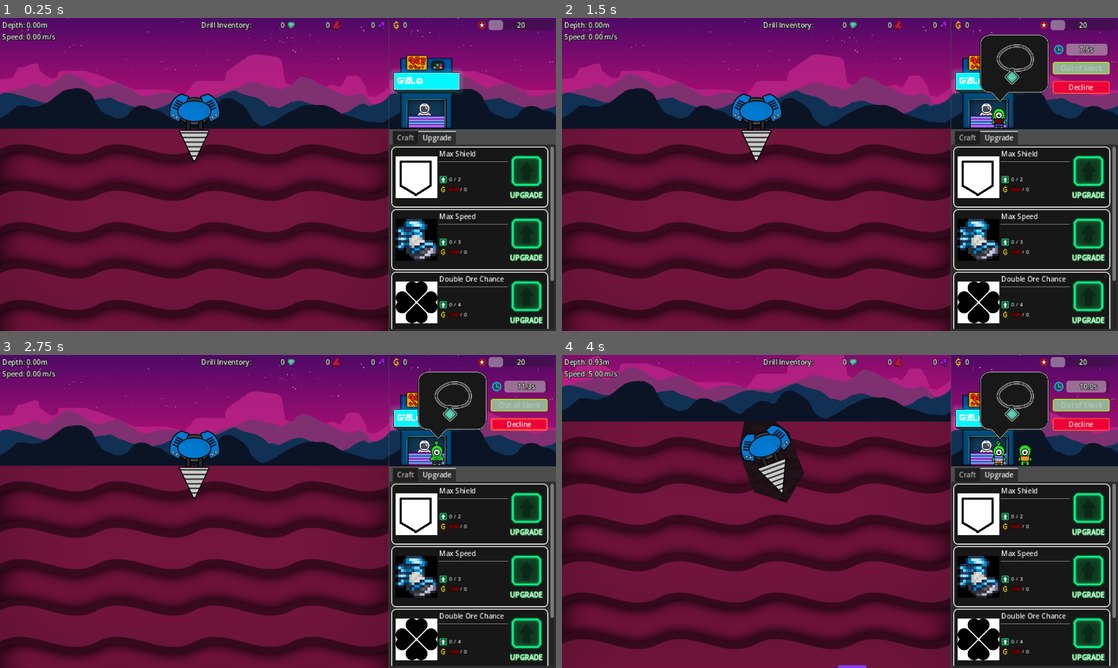
Above: before the commit, frames 1-4 (two rows, left to right).
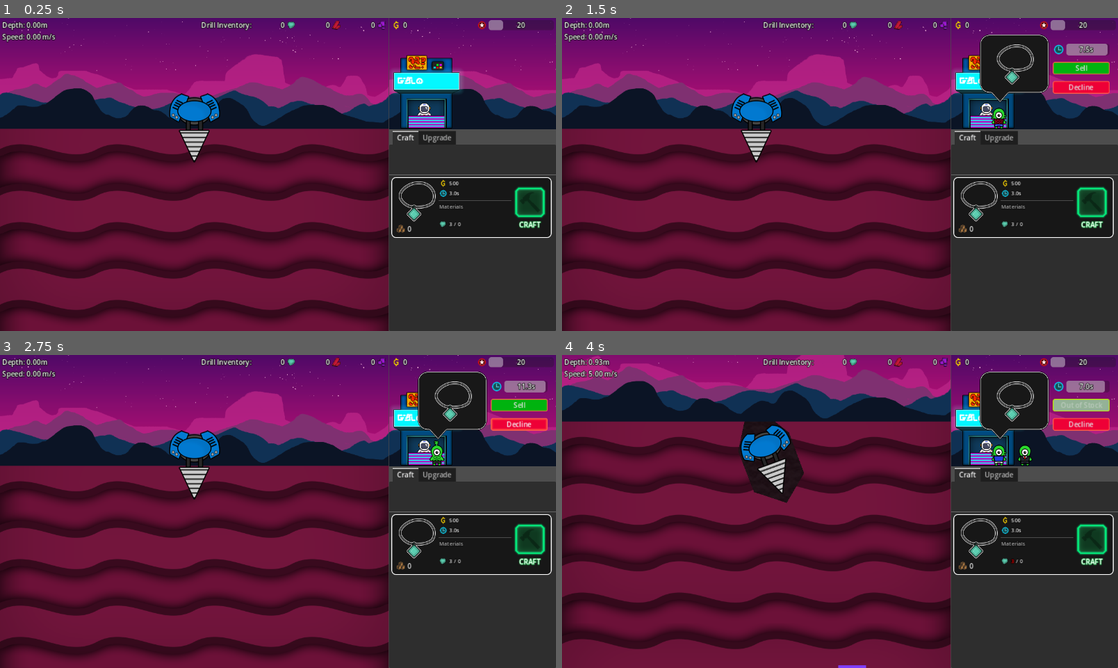
Above: after the commit, the same moments.

Repository: aNotSoCleverName/mechanicore
Game: Godot game, scene res://Main.tscn
Same seed, same stepped clock (60 frames per second), same inputs: the game is played once before the commit and once after it.
Inputs:
- Up to frame 1 (0.25 s): no input
- Up to frame 2 (1.5 s): click "Continue" at 0.5 s; click "Continue" at 1.25 s
- Up to frame 3 (2.75 s): click "Decline" at 2 s
- Up to frame 4 (4 s): click "Decline" (after the commit: "Sell") at 2.75 s; tap Enter (ui_accept) at 3.5, 3.77 s; hold Right (ui_right) from 3.53 s (still down); tap R at 3.6 s

The runs differ from the first frame. In frame 1, 7.3% of the frame differs, in the area x 70-100%, y 36-100%; in frame 2, 7.7%, in the area x 70-100%, y 14-100%; in frame 3, 7.7%; in frame 4, 7.5%.
Error after the commit: Invalid access to property or key '<Resource#-9223371967363545241>' on a base object of type 'Dictionary'. (res://Base/Shop/Alien/Sell)

Commit message:
CraftItems are now listed based on available files instead of the nodes in Base.tscn

Diff:
--- a/Base/Base.gd
+++ b/Base/Base.gd
@@ -13,7 +13,9 @@
 	SignalBus_Base.update_ore_inventory.emit(ores);
 
 # Key = craftItem, value = amount
-var craftItems: Dictionary = { };
+var craftItems: Dictionary = {
+	preload("res://Base/Menu/Craft/Craft Item/Resources/Item1.tres"): 0,
+};
 
 var money: int = 100000:
 	get:
@@ -64,5 +66,8 @@
 	SignalBus_Base.update_ore_inventory.emit(self.ores);	# This triggers the code that checks if craft item text should be red/white depending on stock
 
 	# Initiate craftItems
-	for craftItemNode: CraftItemNode in $"Menu/Craft/Craft Items MarginContainer/ScrollContainer/MarginContainer/Craft Items".get_children() as Array[CraftItemNode]:
-		self.craftItems[craftItemNode.craftItem] = 0;
+	var craftItemContainer: VBoxContainer = $"Menu/Craft/Craft Items MarginContainer/ScrollContainer/MarginContainer/Craft Items";
+	for craftItem: CraftItem in self.craftItems:
+		var craftItemNode: CraftItemNode = preload("res://Base/Menu/Craft/Craft Item/Craft Item Node.tscn").instantiate();
+		craftItemNode.craftItem = craftItem;
+		craftItemContainer.add_child(craftItemNode);
--- a/Base/Base.tscn
+++ b/Base/Base.tscn
@@ -1,17 +1,13 @@
-[gd_scene load_steps=21 format=3 uid="uid://dx4xl0ya4o52y"]
+[gd_scene load_steps=16 format=3 uid="uid://dx4xl0ya4o52y"]
 
 [ext_resource type="Script" path="res://Base/Base.gd" id="1_4gdcv"]
-[ext_resource type="PackedScene" uid="uid://dq4qkupby85t" path="res://Base/Menu/Craft/Craft Item/Craft Item Node.tscn" id="1_6eggy"]
-[ext_resource type="Script" path="res://Base/Craft Item.gd" id="2_36thw"]
 [ext_resource type="Texture2D" uid="uid://iwd3uobibsu3" path="res://Base/Shop/Shop.png" id="2_fxc1h"]
 [ext_resource type="Script" path="res://Base/Menu/Craft/Queue.gd" id="2_muuji"]
 [ext_resource type="PackedScene" uid="uid://dxewdcl3yp1eo" path="res://Base/Shop/Order.tscn" id="3_l61gs"]
 [ext_resource type="Script" path="res://Base/Shop/Queue.gd" id="3_qc2vo"]
 [ext_resource type="Texture2D" uid="uid://bptr6byvokmow" path="res://Base/Money.png" id="3_vkntu"]
-[ext_resource type="Resource" uid="uid://do7o06fuk17rd" path="res://Base/Menu/Craft/Craft Item/Resources/Item1.tres" id="4_1pni4"]
 [ext_resource type="LabelSettings" uid="uid://ij0ls7r7u6aq" path="res://Label Style - Outline Size16.tres" id="4_g8vcw"]
 [ext_resource type="Script" path="res://Base/Shop/Money.gd" id="4_m4g0m"]
-[ext_resource type="Texture2D" uid="uid://bripmml1nnira" path="res://Endless Run/Ores/Ore3.png" id="5_ju8iy"]
 [ext_resource type="Script" path="res://Base/Shop/Reputation.gd" id="6_jwxte"]
 [ext_resource type="Texture2D" uid="uid://ues24mh5krya" path="res://Base/Shop/Reputation.png" id="7_6bvwc"]
 [ext_resource type="PackedScene" uid="uid://ca7dxk7h7lqt" path="res://Base/Menu/Upgrade/Upgrade Node/Upgrade Node.tscn" id="15_1nhla"]
@@ -19,17 +15,6 @@
 [ext_resource type="Resource" uid="uid://cddvaa6tybrd8" path="res://Base/Menu/Upgrade/Resource/Max Speed.tres" id="17_w2vqp"]
 [ext_resource type="Resource" uid="uid://dfdmjp7jvnf2j" path="res://Base/Menu/Upgrade/Resource/Double Ore Chance.tres" id="18_1j1fr"]
 [ext_resource type="Resource" uid="uid://b71ivg3dtriu0" path="res://Base/Menu/Upgrade/Resource/Dodge.tres" id="19_4d4if"]
-
-[sub_resource type="Resource" id="Resource_hecib"]
-script = ExtResource("2_36thw")
-image = ExtResource("5_ju8iy")
-price = 500
-timeSec = 2.0
-materials = {
-1: 5,
-2: 1,
-3: 0
-}
 
 [node name="Base" type="VBoxContainer"]
 anchors_preset = 11
@@ -132,11 +117,10 @@
 [node name="Menu" type="TabContainer" parent="."]
 layout_mode = 2
 size_flags_vertical = 3
-current_tab = 1
+current_tab = 0
 tab_focus_mode = 0
 
 [node name="Craft" type="VBoxContainer" parent="Menu"]
-visible = false
 layout_mode = 2
 metadata/_tab_index = 0
 
@@ -183,19 +167,8 @@
 size_flags_horizontal = 3
 size_flags_vertical = 3
 
-[node name="Craft Item" parent="Menu/Craft/Craft Items MarginContainer/ScrollContainer/MarginContainer/Craft Items" instance=ExtResource("1_6eggy")]
-layout_mode = 2
-craftItem = ExtResource("4_1pni4")
-
-[node name="Craft Item2" parent="Menu/Craft/Craft Items MarginContainer/ScrollContainer/MarginContainer/Craft Items" instance=ExtResource("1_6eggy")]
-layout_mode = 2
-craftItem = SubResource("Resource_hecib")
-
-[node name="Craft Item3" parent="Menu/Craft/Craft Items MarginContainer/ScrollContainer/MarginContainer/Craft Items" instance=ExtResource("1_6eggy")]
-layout_mode = 2
-craftItem = SubResource("Resource_hecib")
-
 [node name="Upgrade" type="VBoxContainer" parent="Menu"]
+visible = false
 layout_mode = 2
 metadata/_tab_index = 1
 
--- /dev/null
+++ b/Base/Menu/Craft/Craft Item/Resources/Test.tres
@@ -0,0 +1,15 @@
+[gd_resource type="Resource" script_class="CraftItem" load_steps=3 format=3 uid="uid://412ij8t6aci6"]
+
+[ext_resource type="Texture2D" uid="uid://c10vafu7ah2us" path="res://Base/Menu/Craft/Craft Item - Placeholder.png" id="1_io868"]
+[ext_resource type="Script" path="res://Base/Craft Item.gd" id="2_57tha"]
+
+[resource]
+script = ExtResource("2_57tha")
+image = ExtResource("1_io868")
+price = 500
+timeSec = 3.0
+materials = {
+1: 3,
+2: 0,
+3: 0
+}
